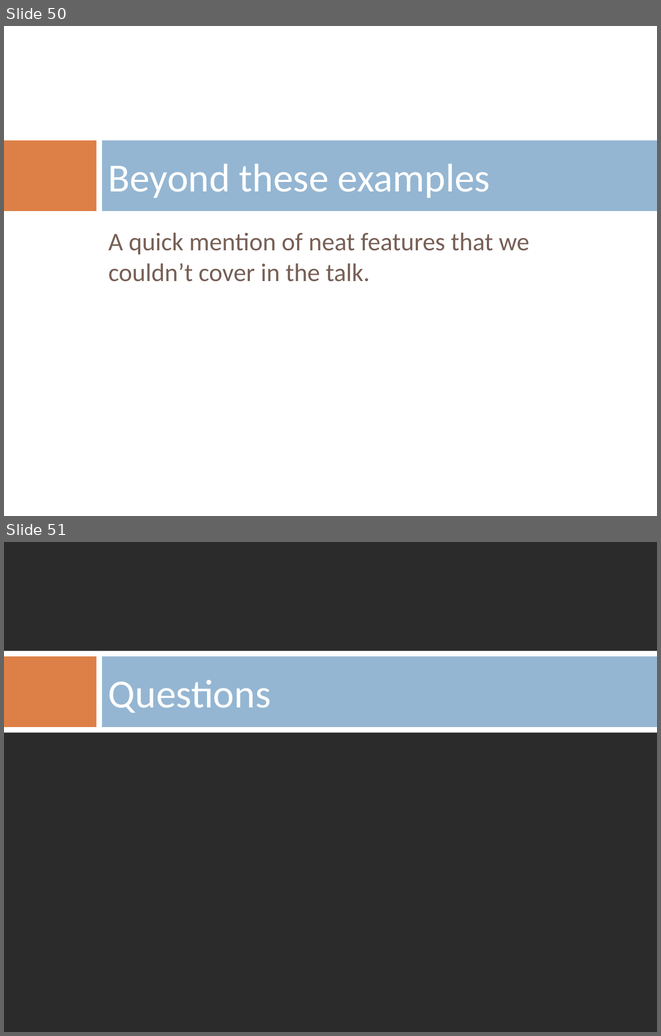
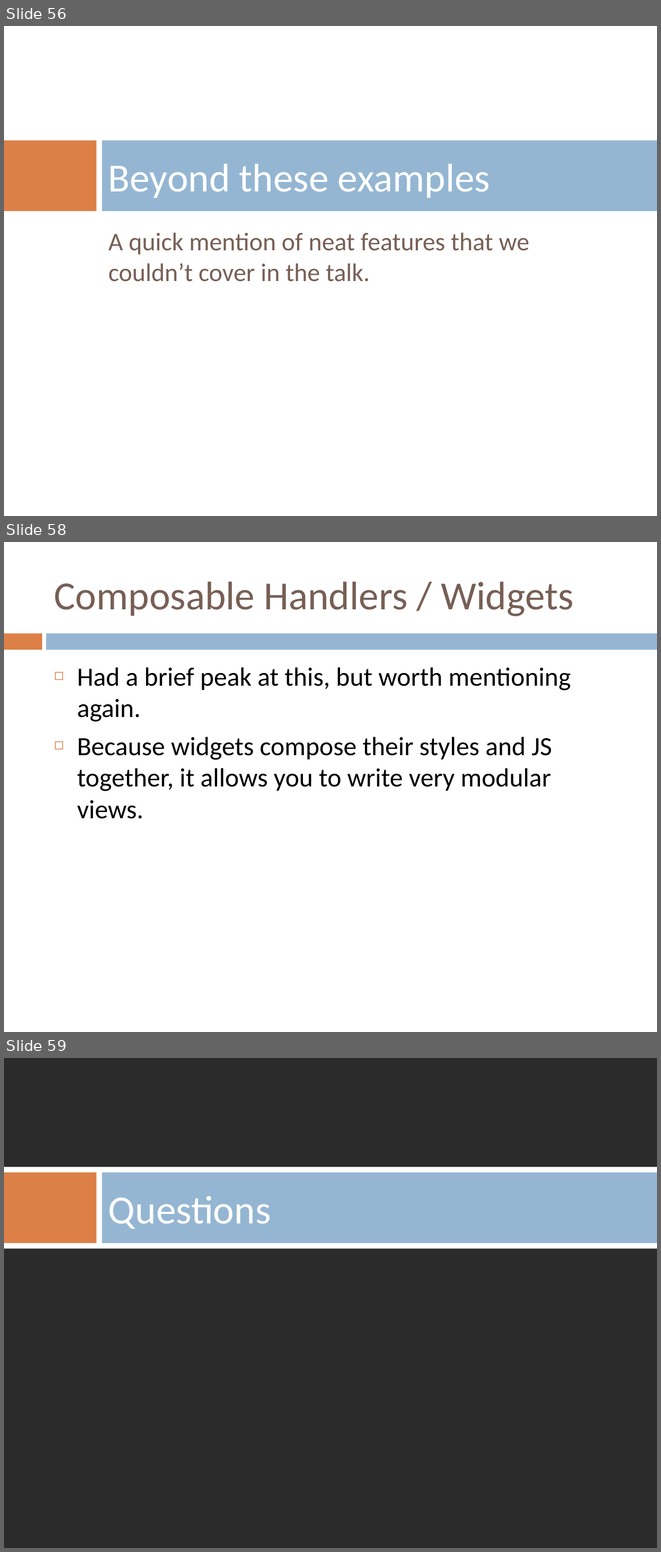
Before and after one commit to benkolera/talk-yesod, a slide deck: TypeSafeWebDevWithYesodAndHaskell.pptx. Shown one above the other, each under a label of ours: slides 50 and 51 before the commit, slides 56, 58 and 59 after it; the slides between them are not shown. The pictures are 661x1036 and 661x1552 pixels, drawn with LibreOffice and Linux fonts; fonts in the diff are those of the drawing; background and template pictures are left out; a plain dark background stands for a picture behind light text. Boxes give left, top, right and bottom in pixels: in the first picture for what was removed or moved away, otherwise in the second. Text is boxed around its words. In the diff, an @@ line names an element or a change of style, - is before the commit and + after.

```diff
--- a/TypeSafeWebDevWithYesodAndHaskell.pptx
+++ b/TypeSafeWebDevWithYesodAndHaskell.pptx
@@ slide 58 added at (x1=4, y1=542, x2=657, y2=1032), background #FFFFFF @@
@@ title added at (x1=54, y1=581, x2=574, y2=616), 44 pt, text #775F55 @@
+Composable Handlers / Widgets
@@ rectangle added at (x1=4, y1=633, x2=42, y2=650), fill #DD8047 @@
@@ rectangle added at (x1=46, y1=633, x2=657, y2=650), fill #94B6D2 @@
@@ text added at (x1=77, y1=667, x2=571, y2=819), 29 pt, text #000000 @@
+◻ Had a brief peak at this, but worth mentioning again.
+◻ Because widgets compose their styles and JS together, it allows you to write very modular views.
@@ what was slide 50 is now slide 56 @@
@@ what was slide 51 is now slide 59 @@
```
Also in this commit, not shown: 3 slides changed, 8 other slides added, 2 slides removed, 2 other files.
